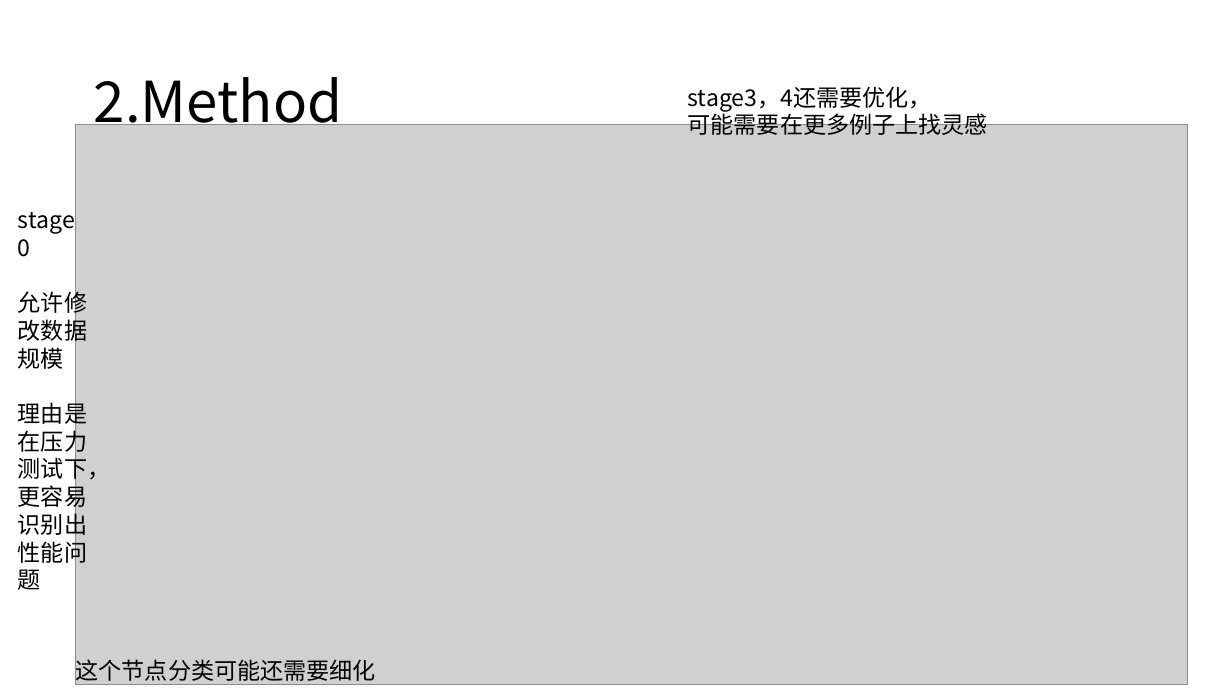
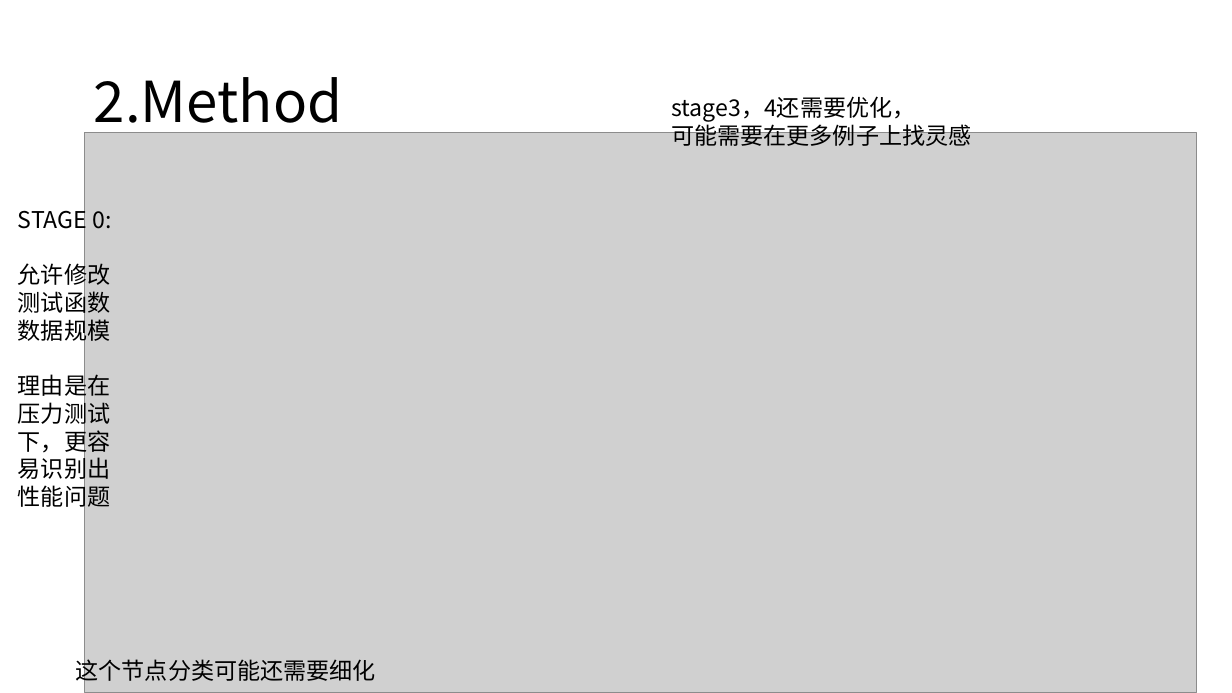
Before and after one commit to Coffee-Kitty/Coffee-Kitty.github.io, a slide deck: slide 4 of docs/life/diary/llm-as-optimizer.pptx. Drawn at 1232x693 pixels with LibreOffice and Linux fonts; fonts in the diff are those of the drawing; grey boxes stand for pictures. Boxes give left, top, right and bottom in pixels: in the first picture for what was removed or moved away, otherwise in the second. Text is boxed around its words. In the diff, an @@ line names an element or a change of style, - is before the commit and + after.

```diff
--- a/docs/life/diary/llm-as-optimizer.pptx
+++ b/docs/life/diary/llm-as-optimizer.pptx
@@ text "stage3，4还需要优化，": place and size @@
-text "stage3，4还需要优化，" at [688,86,988,135]
+text "stage3，4还需要优化，" at [671,96,971,146]
@@ picture: place and size @@
-picture at [76,124,1188,685]
+picture at [85,132,1197,693]
@@ text at [18,205,111,345]: text changed @@
-stage 0
-允许修改数据规模
+STAGE 0:
+允许修改测试函数数据规模
```
Also in this commit, not shown: 4 other slides changed, 3 slides added, 40 other files.
